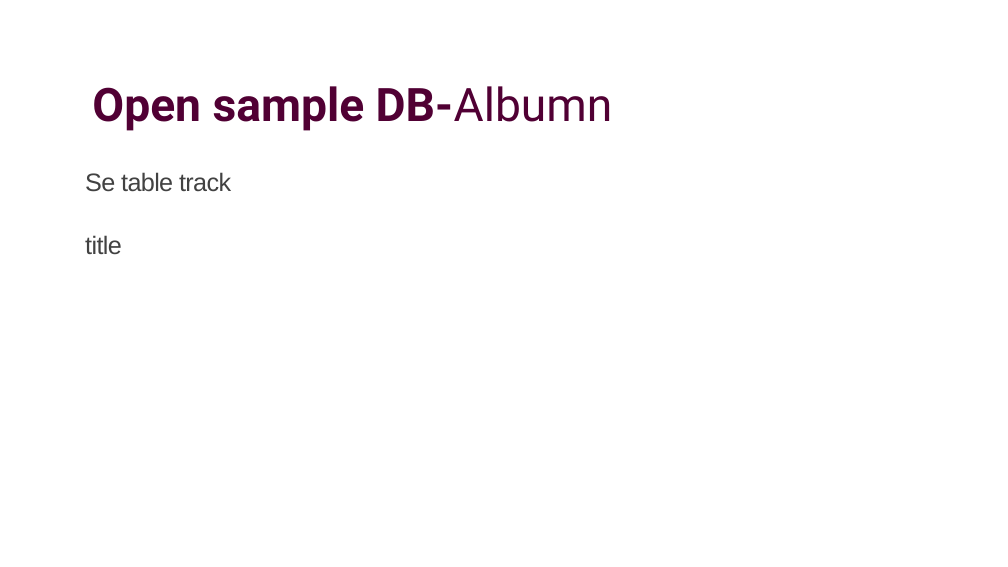
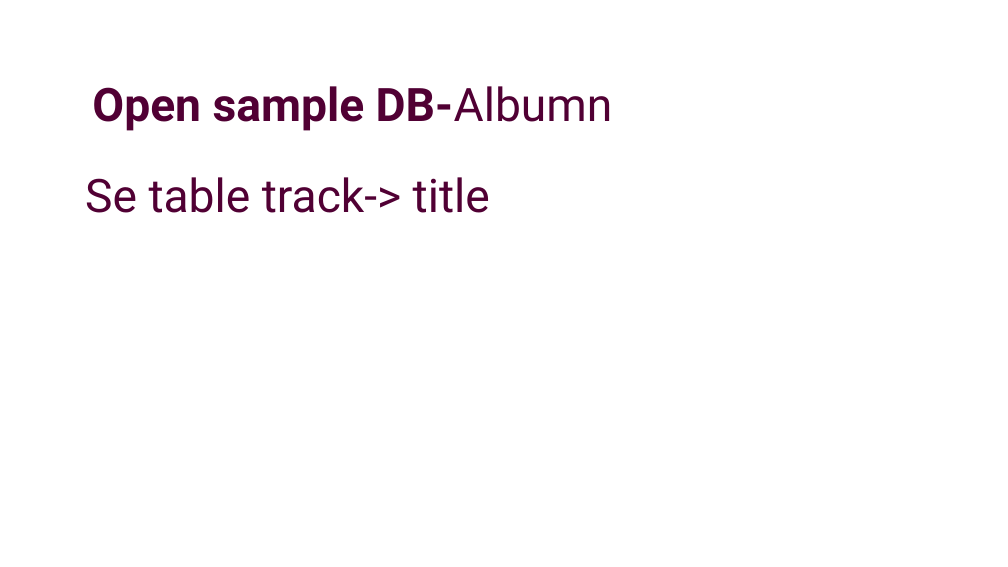
Before and after one commit to xiaoleibi/DMU26, a slide deck: slide 18 of DBPPT/DB Gang3 DataTyper.pptx (slide 20 before the commit). Drawn at 1008x567 pixels with LibreOffice and Linux fonts; fonts in the diff are those of the drawing. Boxes give left, top, right and bottom in pixels: in the first picture for what was removed or moved away, otherwise in the second. Text is boxed around its words. In the diff, an @@ line names an element or a change of style, - is before the commit and + after.

```diff
--- a/DBPPT/DB Gang3 DataTyper.pptx
+++ b/DBPPT/DB Gang3 DataTyper.pptx
@@ text at bbox=[85, 177, 490, 213]: text changed; size 24 to 44 pt; font Arial to Roboto; text colour #424242 to #510034 @@
-Se table track
-title
+Se table track-> title
```
Also in this commit, not shown: 6 other slides changed, 2 slides removed, 2 other files.
